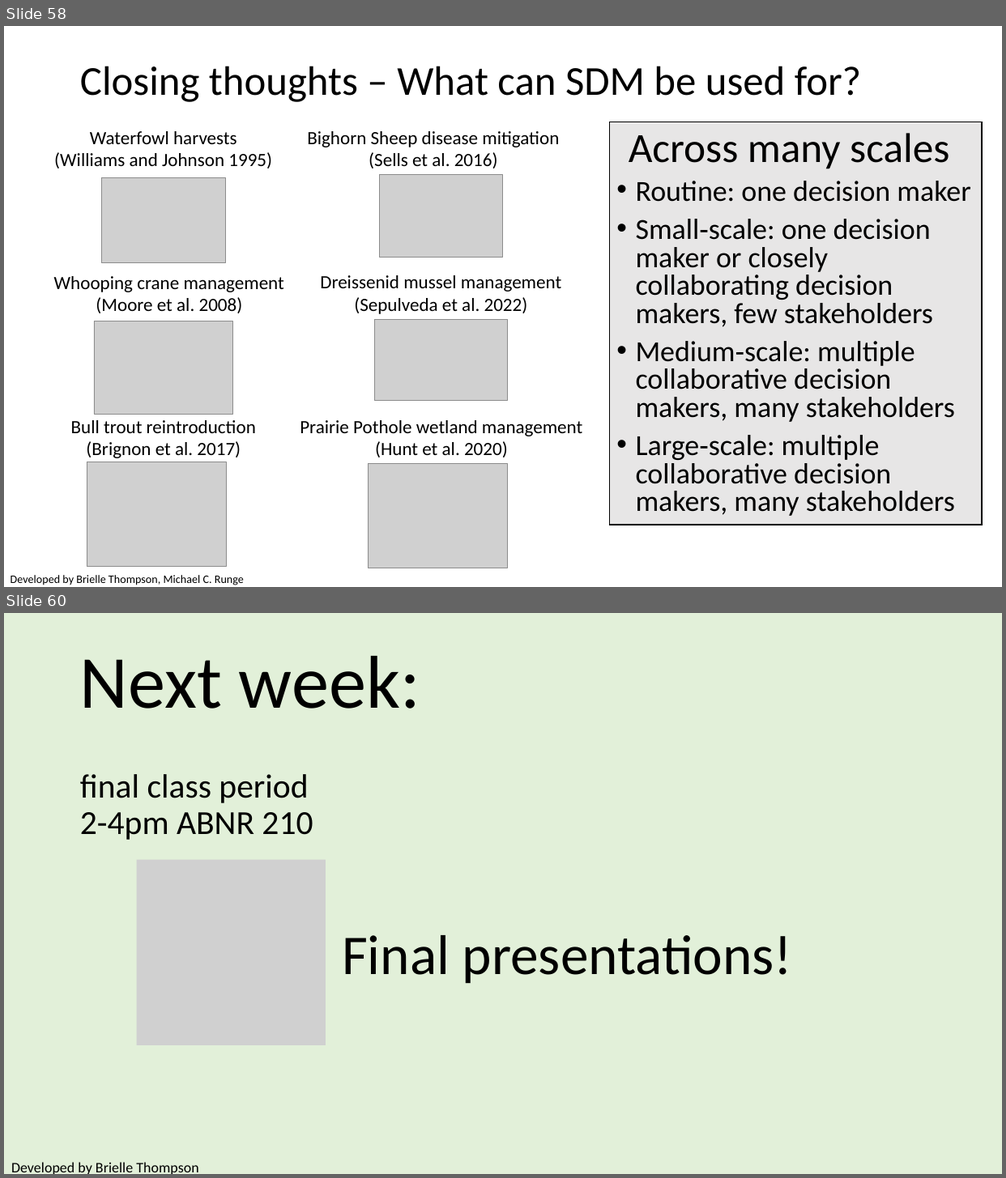
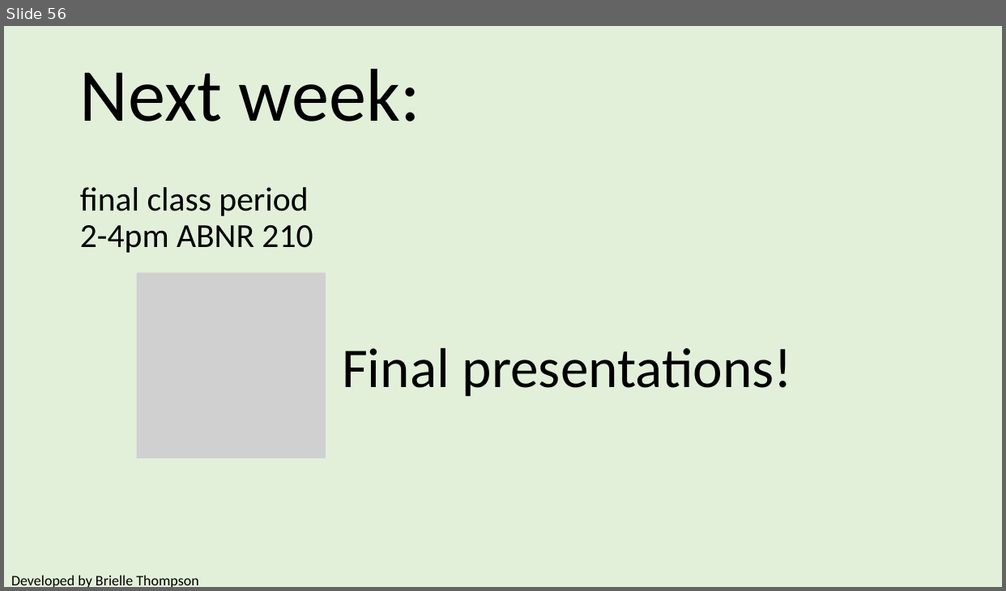
Before and after one commit to briellekthompson/NATR_8001_DecisionAnalysis_Fall25_Mizzou, a slide deck: material/Week7-UncertaintyPart2-Risk/Week7_SDM_Mizzou.pptx. Shown one above the other, each under a label of ours: slides 58 and 60 before the commit, slide 56 after it; the slides between them are not shown. The pictures are 1006x1178 and 1006x591 pixels, drawn with LibreOffice and Linux fonts; fonts in the diff are those of the drawing; grey boxes stand for pictures; background and template pictures are left out. Boxes give left, top, right and bottom in pixels: in the first picture for what was removed or moved away, otherwise in the second. Text is boxed around its words. In the diff, an @@ line names an element or a change of style, - is before the commit and + after.

```diff
--- a/material/Week7-UncertaintyPart2-Risk/Week7_SDM_Mizzou.pptx
+++ b/material/Week7-UncertaintyPart2-Risk/Week7_SDM_Mizzou.pptx
@@ slide 58 removed at [4, 26, 1002, 587], background #FFFFFF @@
@@ title removed at [80, 66, 861, 102] @@
-Closing thoughts – What can SDM be used for?
@@ rectangle removed at [610, 122, 982, 525] @@
@@ text removed at [54, 131, 272, 169] @@
-Waterfowl harvests
-(Williams and Johnson 1995)
@@ text removed at [307, 131, 559, 169] @@
-Bighorn Sheep disease mitigation
-(Sells et al. 2016)
@@ text removed at [629, 133, 949, 169] @@
-Across many scales
@@ picture removed at [101, 178, 226, 263] @@
@@ picture removed at [379, 175, 503, 258] @@
@@ text removed at [636, 181, 970, 516] @@
-• Routine: one decision maker
-• Small‐scale: one decision maker or closely collaborating decision makers, few stakeholders
-• Medium‐scale: multiple collaborative decision makers, many stakeholders
-• Large‐scale: multiple collaborative decision makers, many stakeholders
@@ text removed at [54, 276, 284, 314] @@
-Whooping crane management
-(Moore et al. 2008)
@@ text removed at [320, 275, 561, 314] @@
-Dreissenid mussel management
-(Sepulveda et al. 2022)
@@ picture removed at [94, 322, 233, 415] @@
@@ picture removed at [374, 319, 507, 400] @@
@@ text removed at [71, 420, 256, 459] @@
-Bull trout reintroduction
-(Brignon et al. 2017)
@@ text removed at [300, 420, 582, 458] @@
-Prairie Pothole wetland management
-(Hunt et al. 2020)
@@ picture removed at [87, 463, 226, 566] @@
@@ picture removed at [368, 464, 507, 568] @@
@@ text removed at [10, 575, 244, 586] @@
-Developed by Brielle Thompson, Michael C. Runge
@@ what was slide 60 is now slide 56 @@
```
Also in this commit, not shown: 3 other slides removed, 5 other files.
